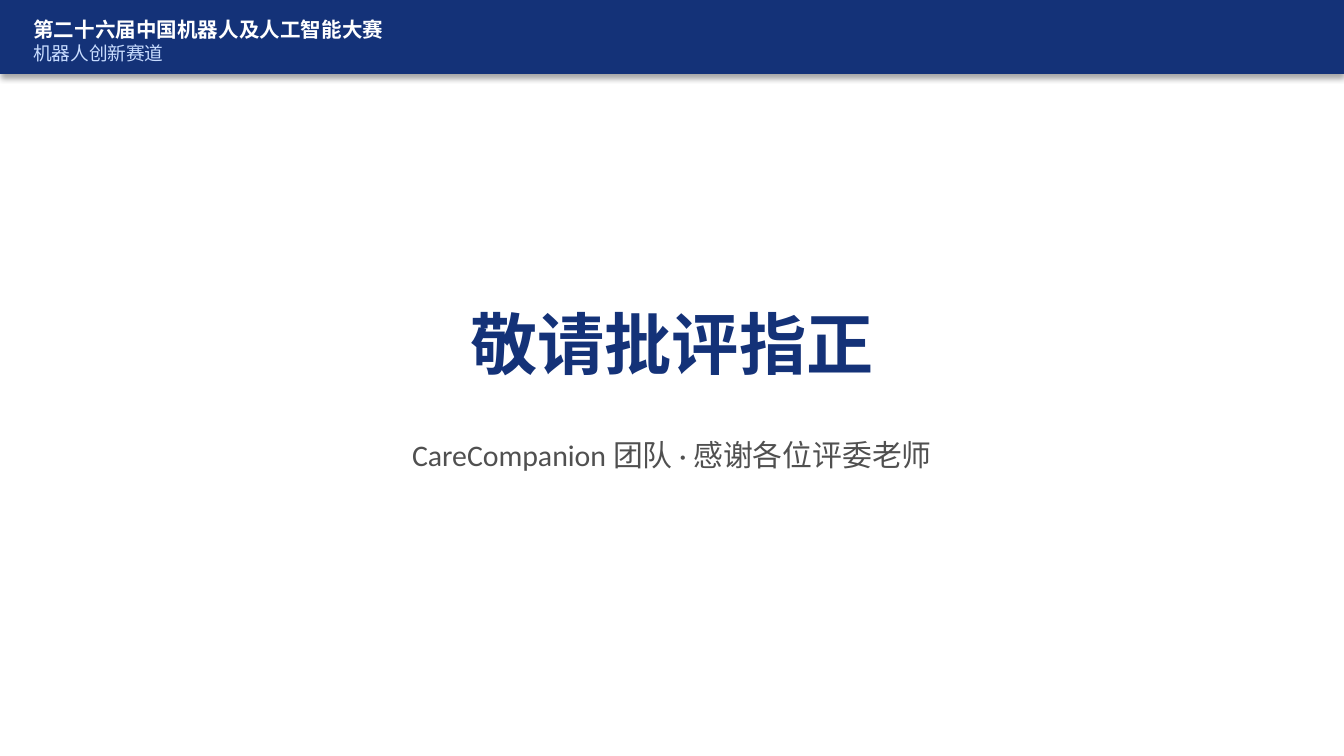
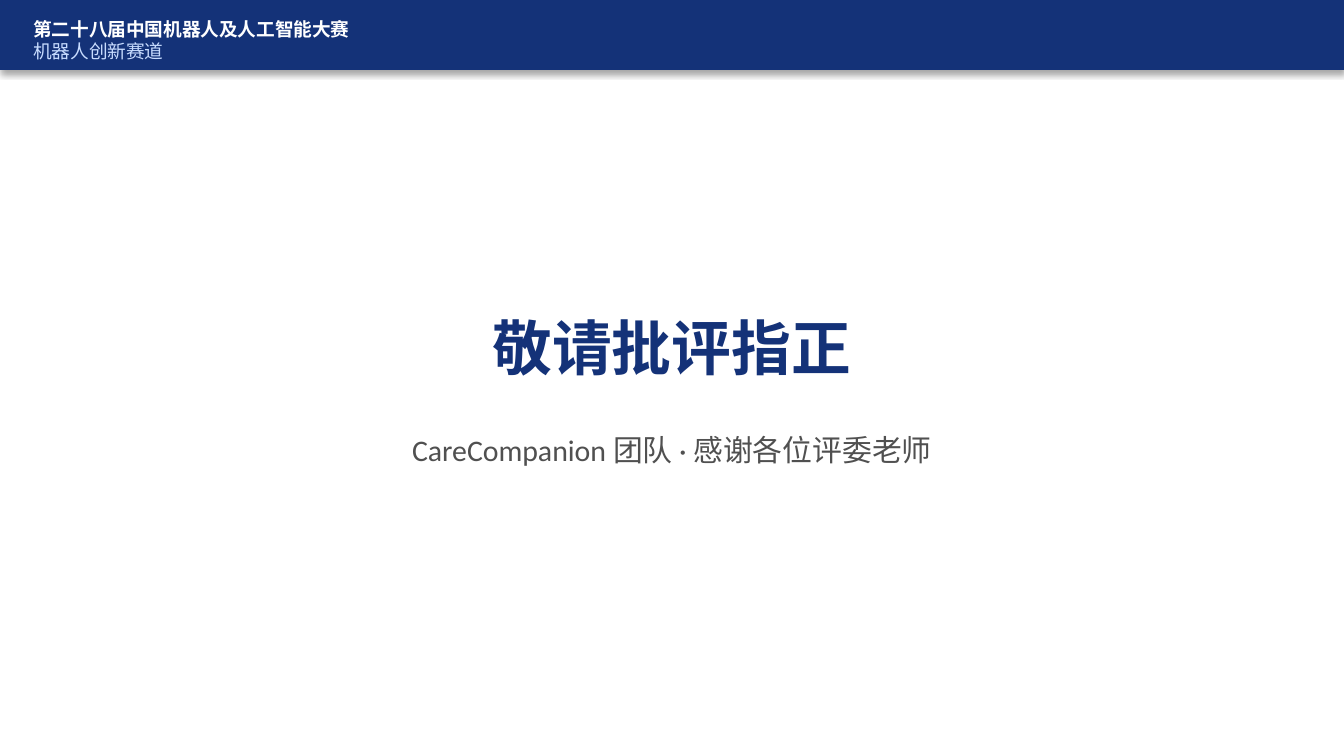
Before and after one commit to FBB123571/ElderCare-Humanoid-Platform, a slide deck: slide 26 of docs/答辩_CareCompanion.pptx. Drawn at 1344x756 pixels with LibreOffice and Linux fonts; fonts in the diff are those of the drawing. Boxes give left, top, right and bottom in pixels: in the first picture for what was removed or moved away, otherwise in the second. Text is boxed around its words. In the diff, an @@ line names an element or a change of style, - is before the commit and + after.

Commit message:
fix(docs): finalize 16:9 PPT layout and 28th competition edition
Compute screenshot placement from actual 10×5.625 slide size, center
images with frame, and update header to the 28th national competition.

```diff
--- a/docs/答辩_CareCompanion.pptx
+++ b/docs/答辩_CareCompanion.pptx
@@ rectangle resized from (x1=0, y1=0, x2=1344, y2=74) to (x1=0, y1=0, x2=1344, y2=70) @@
@@ text at (x1=33, y1=20, x2=349, y2=38): text changed; size 11 to 10 pt @@
-第二十六届中国机器人及人工智能大赛
+第二十八届中国机器人及人工智能大赛
@@ text "敬请批评指正" moved from (x1=470, y1=312, x2=873, y2=375) to (x1=493, y1=319, x2=851, y2=376) @@
@@ text "敬请批评指正" at (x1=493, y1=319, x2=851, y2=376): size 36 to 32 pt @@
@@ text "CareCompanion 团队 · 感谢各位评委老师" moved from (x1=412, y1=441, x2=931, y2=471) to (x1=412, y1=436, x2=931, y2=466) @@
```
Also in this commit, not shown: 25 other slides changed, 1 other file.
